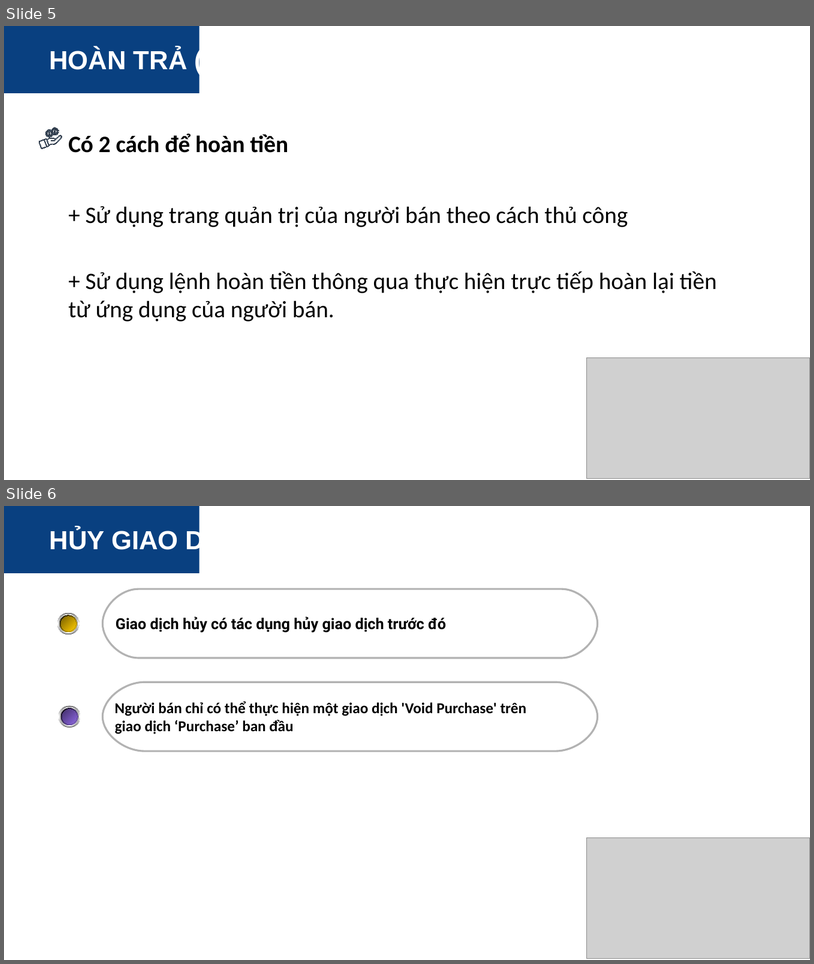
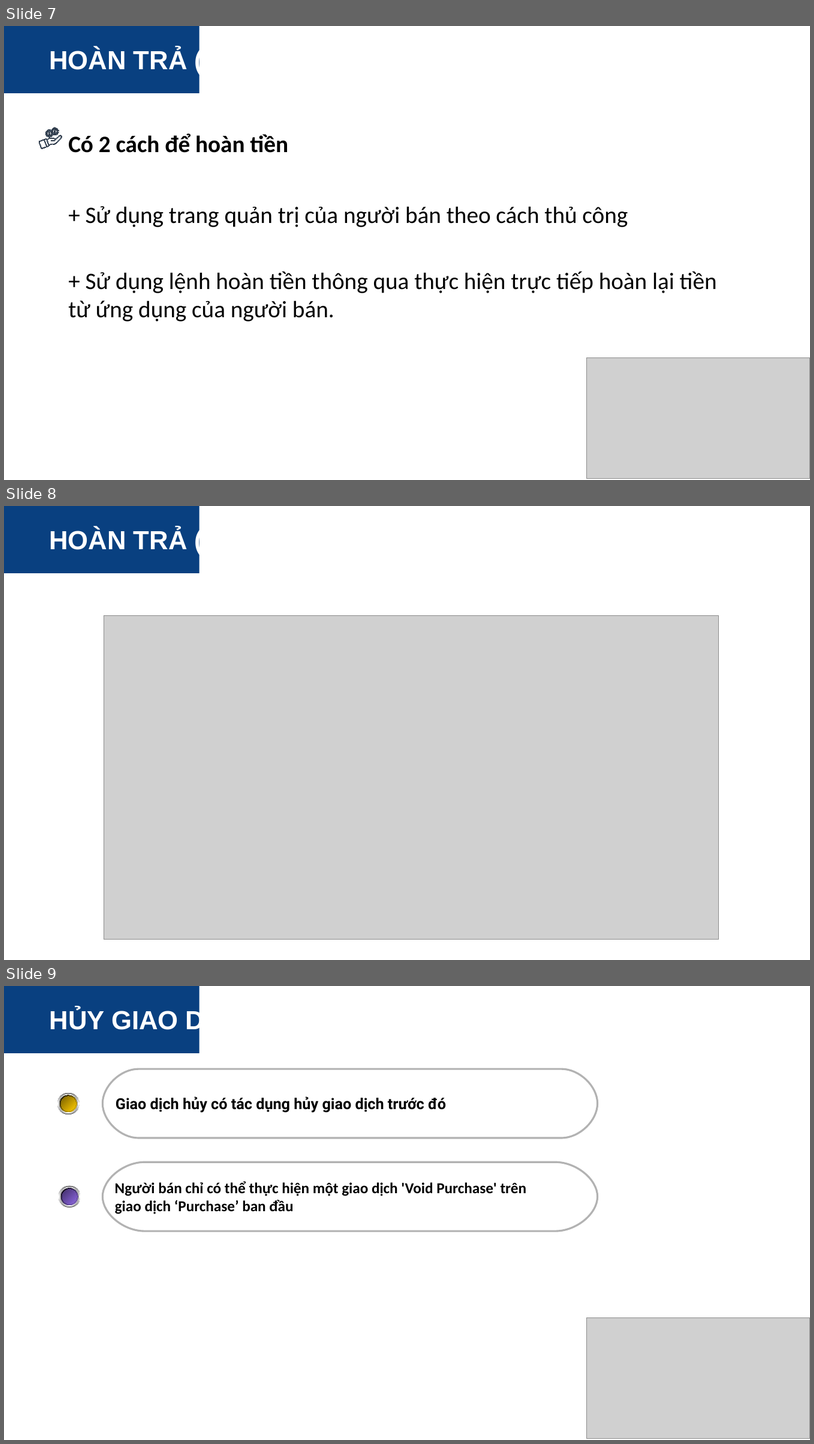
Before and after one commit to ducbinhit/JetPay_DucBinh, a slide deck: TaiLieu/NAPAS-Thanh toan dien tu - Copy.pptx. Shown one above the other, each under a label of ours: slides 5 and 6 before the commit, slides 7, 8 and 9 after it. The pictures are 814x964 and 814x1444 pixels, drawn with LibreOffice and Linux fonts; fonts in the diff are those of the drawing; grey boxes stand for pictures; background and template pictures are left out. Boxes give left, top, right and bottom in pixels: in the first picture for what was removed or moved away, otherwise in the second. Text is boxed around its words. In the diff, an @@ line names an element or a change of style, - is before the commit and + after.

Commit message:
diagram qrcode , refund napas

```diff
--- a/TaiLieu/NAPAS-Thanh toan dien tu - Copy.pptx
+++ b/TaiLieu/NAPAS-Thanh toan dien tu - Copy.pptx
@@ slide 8 added at (4,506,810,960), background #FFFFFF; not listed: 3 template elements that a slide beside it also shows @@
@@ text added at (49,528,321,555), 31.2 pt, text #FFFFFF, bold @@
+HOÀN TRẢ (REFUND)
@@ picture added at (104,615,719,939) @@
@@ what was slide 5 is now slide 7 @@
@@ what was slide 6 is now slide 9 @@
```
Also in this commit, not shown: 1 slide changed, 2 other slides added, 4 other files.
